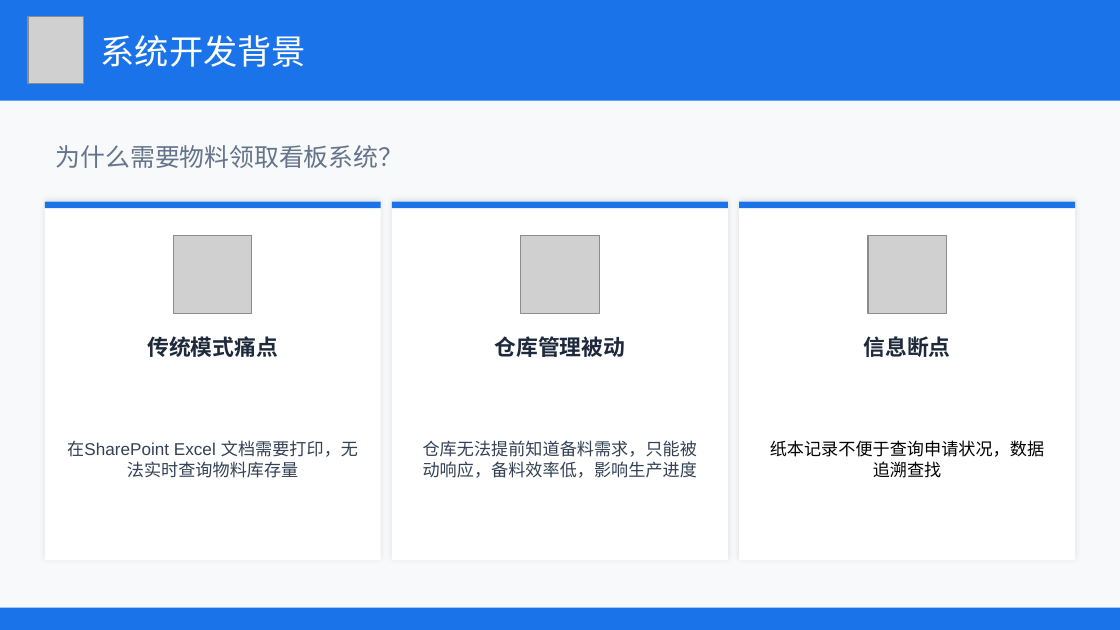
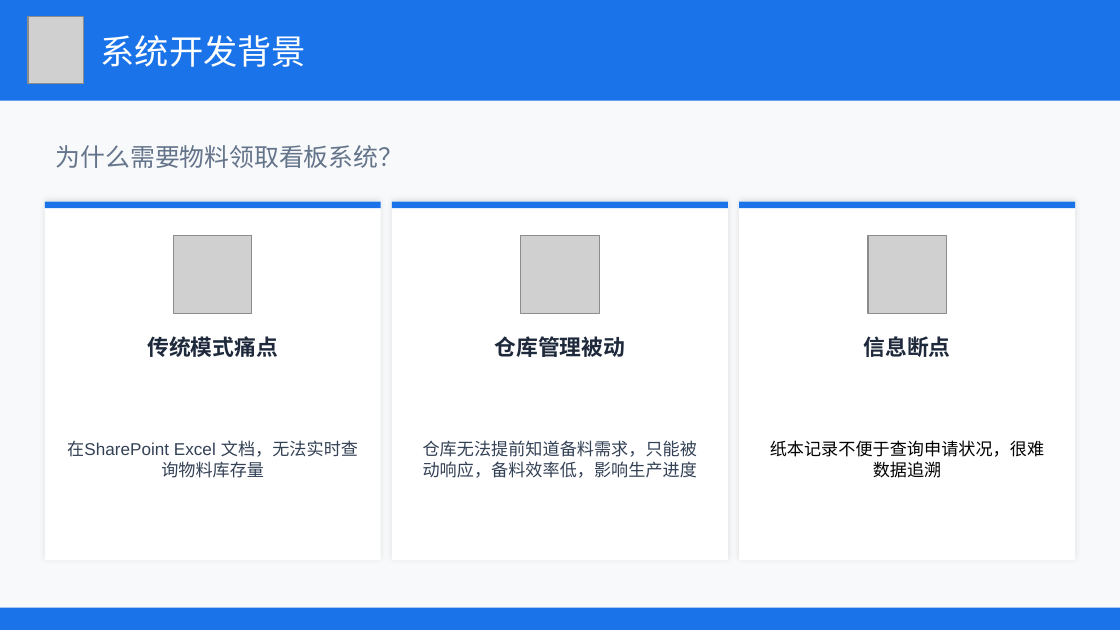
Before and after one commit to Jason8PANG/materialpickup, a slide deck: slide 3 of 物料领取看板系统培训.pptx. Drawn at 1120x630 pixels with LibreOffice and Linux fonts; fonts in the diff are those of the drawing; grey boxes stand for pictures. Boxes give left, top, right and bottom in pixels: in the first picture for what was removed or moved away, otherwise in the second. Text is boxed around its words. In the diff, an @@ line names an element or a change of style, - is before the commit and + after.

```diff
--- a/物料领取看板系统培训.pptx
+++ b/物料领取看板系统培训.pptx
@@ text at [67,440,358,478]: text changed @@
-在SharePoint Excel 文档需要打印，无法实时查询物料库存量
+在SharePoint Excel 文档，无法实时查询物料库存量
@@ text at [770,440,1044,478]: text changed @@
-纸本记录不便于查询申请状况，数据追溯查找
+纸本记录不便于查询申请状况，很难数据追溯
```
Also in this commit, not shown: 2 other files.
